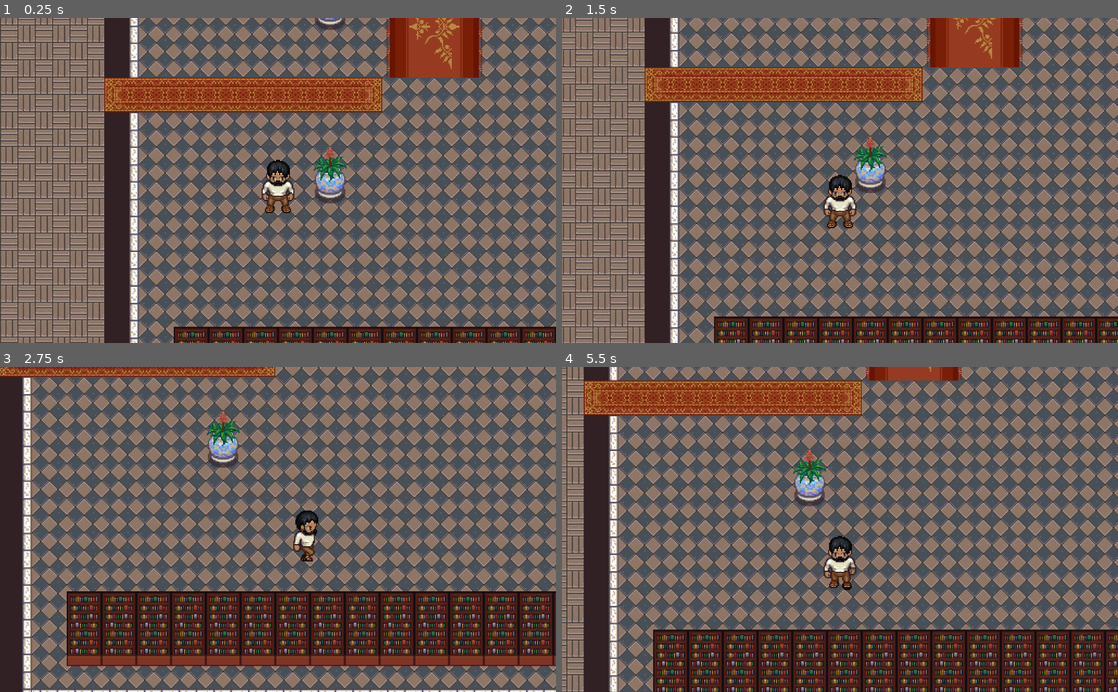
Above: before the commit, frames 1-4 (two rows, left to right).
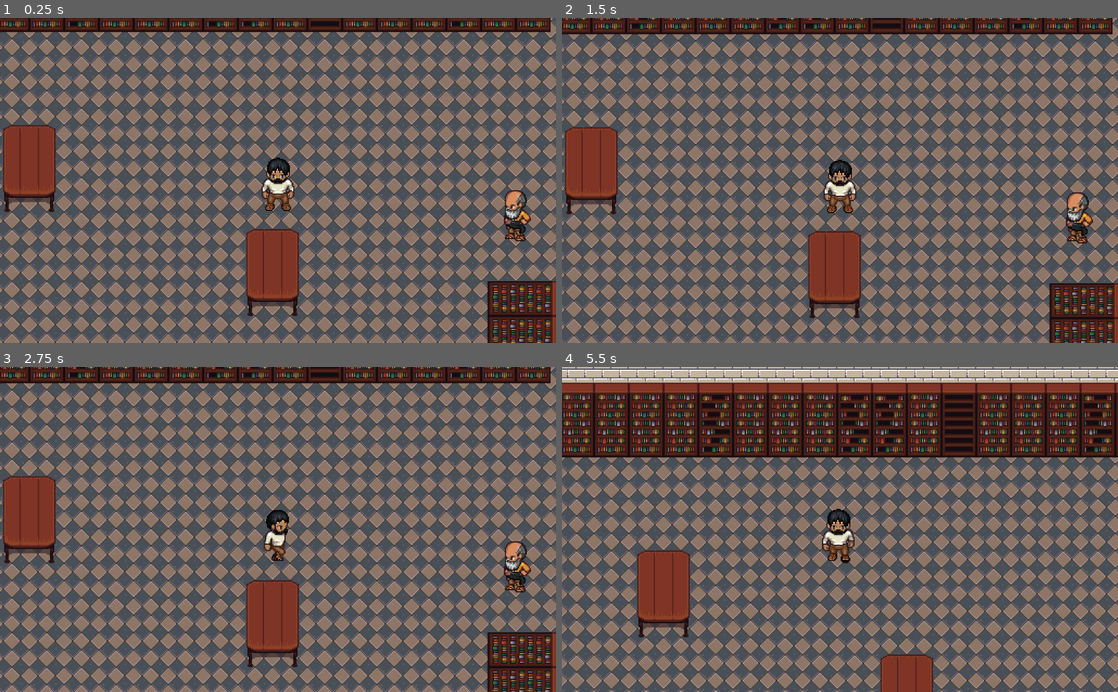
Above: after the commit, the same moments.

Repository: eomerdws/PhilipposPracticum
Game: Godot game, scene res://Levels/Library/Library.tscn
Same seed, same stepped clock (60 frames per second), same inputs: the game is played once before the commit and once after it.
Inputs:
- Up to frame 1 (0.25 s): no input
- Up to frame 2 (1.5 s): hold D (right) 0.53-1.28 s; hold Shift (run_modifier) 0.53-1.28 s; hold S (down) from 1.28 s (still down); tap Shift (run_modifier) at 1.35 s
- Up to frame 3 (2.75 s): release S (down) at 2.03 s; hold D (right) from 2.03 s (still down); hold Shift (run_modifier) from 2.03 s (still down)
- Up to frame 4 (5.5 s): release D (right) at 2.78 s; release Shift (run_modifier) at 2.78 s; hold W (up) 2.78-3.53 s; tap Shift (run_modifier) at 2.85, 4.35 s; hold Shift (run_modifier) 3.53-4.28 s; hold A (left) 3.53-5.03 s; hold S (down) from 5.03 s (still down); hold Shift (run_modifier) from 5.03 s (still down)

The runs differ from the first frame. In frame 1, 75% of the frame differs, in the area x 0-100%, y 0-100%; in frame 2, 75%; in frame 3, 70%; in frame 4, 82%.
Error after the commit: Parse Error: Can't preload resource at path: res://UI/DialogManager.tscn (res://Autoload/Gamestate.gd:5)

Commit message:
Added a simplistic dialog system

Diff:
--- a/game/Actors/Elucid.gd
+++ b/game/Actors/Elucid.gd
@@ -1,20 +1,12 @@
-extends RigidBody2D
+extends StaticBody2D
 
-
-# Declare member variables here. Examples:
-# var a: int = 2
-# var b: String = "text"
-
-
-# Called when the node enters the scene tree for the first time.
 func _ready() -> void:
 	pass # Replace with function body.
 
 
-# Called every frame. 'delta' is the elapsed time since the previous frame.
-#func _process(delta: float) -> void:
-#	pass
+func _on_PlayerDetection_area_shape_entered(area_rid: RID, area: Area2D, area_shape_index: int, local_shape_index: int) -> void:
+	Gamestate.open_dialog("")
 
 
-func _on_Elucid_body_shape_entered(body_rid: RID, body: Node, body_shape_index: int, local_shape_index: int) -> void:
-	pass # Replace with function body.
+func _on_PlayerDetection_area_shape_exited(area_rid: RID, area: Area2D, area_shape_index: int, local_shape_index: int) -> void:
+	Gamestate.close_dialog()
--- a/game/Actors/Elucid.tscn
+++ b/game/Actors/Elucid.tscn
@@ -330,9 +330,8 @@
 [sub_resource type="CircleShape2D" id=71]
 radius = 53.3385
 
-[node name="Elucid" type="RigidBody2D"]
+[node name="Elucid" type="StaticBody2D"]
 collision_layer = 64
-gravity_scale = 0.0
 script = ExtResource( 2 )
 
 [node name="AnimatedSprite" type="AnimatedSprite" parent="."]
@@ -346,8 +345,10 @@
 shape = SubResource( 62 )
 
 [node name="PlayerDetection" type="Area2D" parent="."]
+collision_layer = 128
 
 [node name="CollisionShape2D" type="CollisionShape2D" parent="PlayerDetection"]
 shape = SubResource( 71 )
 
-[connection signal="body_shape_entered" from="." to="." method="_on_Elucid_body_shape_entered"]
+[connection signal="area_shape_entered" from="PlayerDetection" to="." method="_on_PlayerDetection_area_shape_entered"]
+[connection signal="area_shape_exited" from="PlayerDetection" to="." method="_on_PlayerDetection_area_shape_exited"]
--- a/game/Actors/Phillppos/Philippos.gd
+++ b/game/Actors/Phillppos/Philippos.gd
@@ -9,12 +9,13 @@
 }
 
 var animated_sprites: Dictionary
-export(String) var current_status: String = "awake"
+export(String) var current_status: String
 
 var _motion: Vector2 = Vector2.ZERO
 
 
 func _ready() -> void:
+	_set_current_status()
 	$AnimatedSprite.frames = animated_sprites_to_load[current_status]
 
 
@@ -42,7 +43,14 @@
 
 	var speed = _walk_speed
 
-	if Input.is_action_pressed("run_modifier"):
+	if Input.is_action_pressed("run_modifier") and Gamestate.run_enabled:
 		speed = _walk_speed * _run_speed
 
 	move_and_slide(_motion.normalized() * speed)
+
+
+func _set_current_status() -> void:
+	if Gamestate.awake:
+		current_status = "awake"
+	else:
+		current_status = "asleep"
--- a/game/Actors/Phillppos/Philippos.tscn
+++ b/game/Actors/Phillppos/Philippos.tscn
@@ -6,6 +6,9 @@
 [sub_resource type="CapsuleShape2D" id=80]
 radius = 14.0
 height = 24.0
+
+[sub_resource type="RectangleShape2D" id=81]
+extents = Vector2( 50.5, 25 )
 
 [node name="Philippos" type="KinematicBody2D"]
 collision_mask = 126
@@ -24,3 +27,10 @@
 current = true
 zoom = Vector2( 0.5, 0.5 )
 smoothing_enabled = true
+
+[node name="DialogDetection" type="Area2D" parent="."]
+collision_mask = 128
+
+[node name="DialogShape" type="CollisionShape2D" parent="DialogDetection"]
+position = Vector2( 40.5, 4 )
+shape = SubResource( 81 )
--- /dev/null
+++ b/game/Autoload/Events.gd
@@ -0,0 +1,16 @@
+extends Node
+
+
+# Declare member variables here. Examples:
+# var a: int = 2
+# var b: String = "text"
+
+
+# Called when the node enters the scene tree for the first time.
+func _ready() -> void:
+	pass # Replace with function body.
+
+
+# Called every frame. 'delta' is the elapsed time since the previous frame.
+#func _process(delta: float) -> void:
+#	pass
--- /dev/null
+++ b/game/Autoload/Gamestate.gd
@@ -0,0 +1,20 @@
+extends Node
+
+var awake: bool = true
+var run_enabled: bool = false
+var _dialog_scene:PackedScene = preload("res://UI/DialogManager.tscn")
+var opened_dialog: Node
+
+
+func open_dialog(dialog_path: String) -> void:
+	# TODO: Open dialog file and read it.
+
+	opened_dialog = _dialog_scene.instance()
+	var dialog_layer: CanvasLayer = get_tree().get_nodes_in_group("DialogLayer")[0]
+	opened_dialog.add_text("Welcome, Philippos. Make yourself at home.")
+	dialog_layer.add_child(opened_dialog)
+
+
+func close_dialog() -> void:
+	opened_dialog.hide()
+	opened_dialog.queue_free()
--- /dev/null
+++ b/game/Dialogs/open_euclid.json
@@ -0,0 +1,24 @@
+{
+    "dialog": [
+        {
+            "character": "Euclid",
+            "text": "Welcome, Phillippos. I am so glad you came to listen to my manuscript for Book XII of Elements. You will not be disappointed.",
+            "animation": "talking4"
+        },
+        {
+            "character": "Philippos",
+            "text": "My father wanted me to come. I wanted to learn to fight like in the days of Alexander.",
+            "animation": ""
+        },
+        {
+            "character": "Euclid",
+            "text": "Well, young, Phillippos, your name means elements. Perhaps you can glean something from this manuscript for your glory days.",
+            "animation": "talking2"
+        },
+        {
+            "character": "Philippos",
+            "text": "Yeah it also means, horse, lover, horse lover. Meanings don't matter.",
+            "animation": "idle"
+        }
+    ]
+}
--- a/game/Levels/Library/Library.tscn
+++ b/game/Levels/Library/Library.tscn
@@ -59,7 +59,9 @@
 [node name="Actors" type="Node" parent="."]
 
 [node name="Philippos" parent="Actors" instance=ExtResource( 2 )]
-position = Vector2( 128, 351 )
+position = Vector2( 741, 264 )
 
 [node name="Elucid" parent="Actors" instance=ExtResource( 3 )]
 position = Vector2( 959, 285 )
+
+[node name="Dialog" type="CanvasLayer" parent="." groups=["DialogLayer"]]
--- /dev/null
+++ b/game/UI/DialogManager.gd
@@ -0,0 +1,4 @@
+extends Control
+
+func add_text(txt: String) -> void:
+	$DilaogWindow/DialogBackground/Dialog.text = txt
--- a/game/project.godot
+++ b/game/project.godot
@@ -13,6 +13,10 @@
 config/name="PhilipposTheorem"
 run/main_scene="res://Levels/Library/Library.tscn"
 config/icon="res://icon.png"
+
+[autoload]
+
+Gamestate="*res://Autoload/Gamestate.gd"
 
 [importer_defaults]
 
@@ -85,6 +89,7 @@
 2d_physics/layer_5="Items"
 2d_physics/layer_6="Walls"
 2d_physics/layer_7="NPC"
+2d_physics/layer_8="NPC_Dialog_Detection"
 
 [logging]
 
Not shown: 1 places in game/Actors/Phillppos/Philippos.tscn that only renumber resources
Binary file added: game/assets/ui/GUI.png
Not shown, added: game/assets/ui/GUI.png.import
Binary file added: game/assets/ui/GUI_character_portrait.png
Not shown, added: game/assets/ui/GUI_character_portrait.png.import
Binary file added: game/assets/ui/GUI_dialog_box.png
Not shown, added: game/assets/ui/GUI_dialog_box.png.import
Binary file added: game/assets/ui/GUI_dialog_window.png
Not shown, added: game/assets/ui/GUI_dialog_window.png.import
Binary file added: game/assets/ui/fonts/CompassPro.otf
Binary file added: game/assets/ui/fonts/EquipmentPro.otf
Binary file added: game/assets/ui/fonts/ExpressionPro.otf
(and 1 more such lines)
